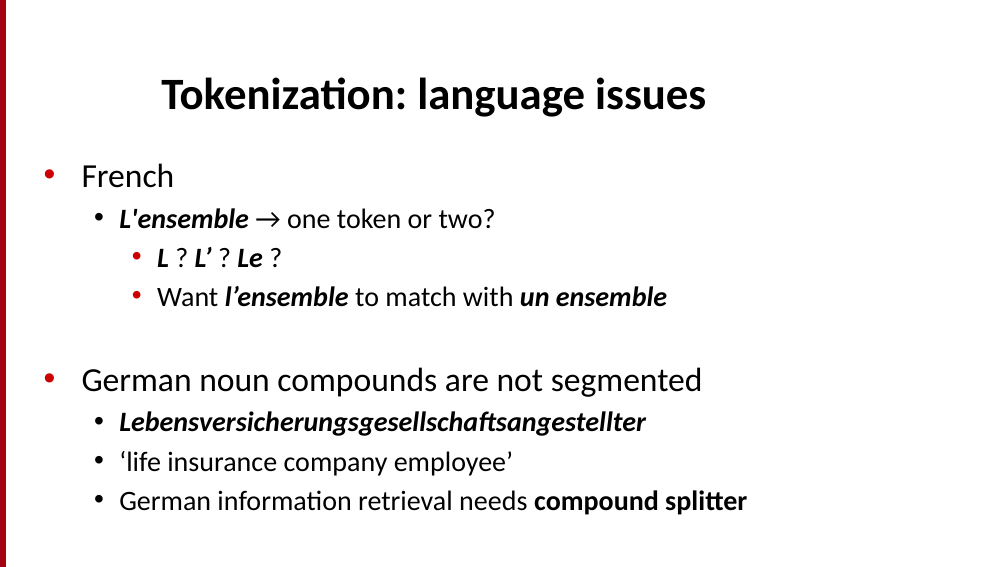
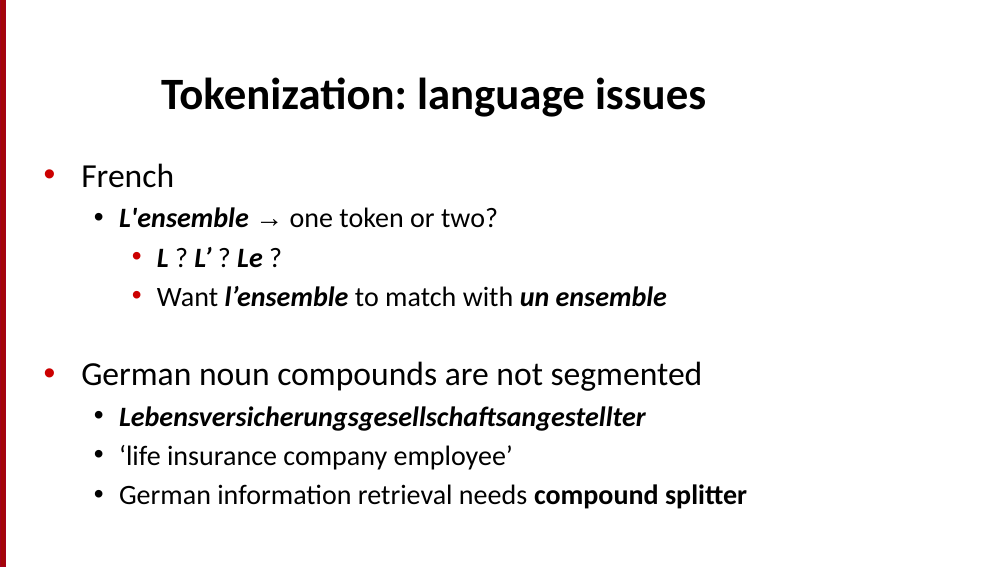
Before and after one commit to motazsaad/NLP-ICTS6361, a slide deck: slide 23 of textbooks/Speech and Language Processing/chapters/2_TextProc.pptx. Drawn at 1008x567 pixels with LibreOffice and Linux fonts; fonts in the diff are those of the drawing. Boxes give left, top, right and bottom in pixels: in the first picture for what was removed or moved away, otherwise in the second. Text is boxed around its words. In the diff, an @@ line names an element or a change of style, - is before the commit and + after.

```diff
--- a/textbooks/Speech and Language Processing/chapters/2_TextProc.pptx
+++ b/textbooks/Speech and Language Processing/chapters/2_TextProc.pptx
@@ text "French" at [81, 163, 747, 509]: font Calibri to Arial in "→"; indent changed @@
```
Also in this commit, not shown: 37 other slides changed, 1 other file.
